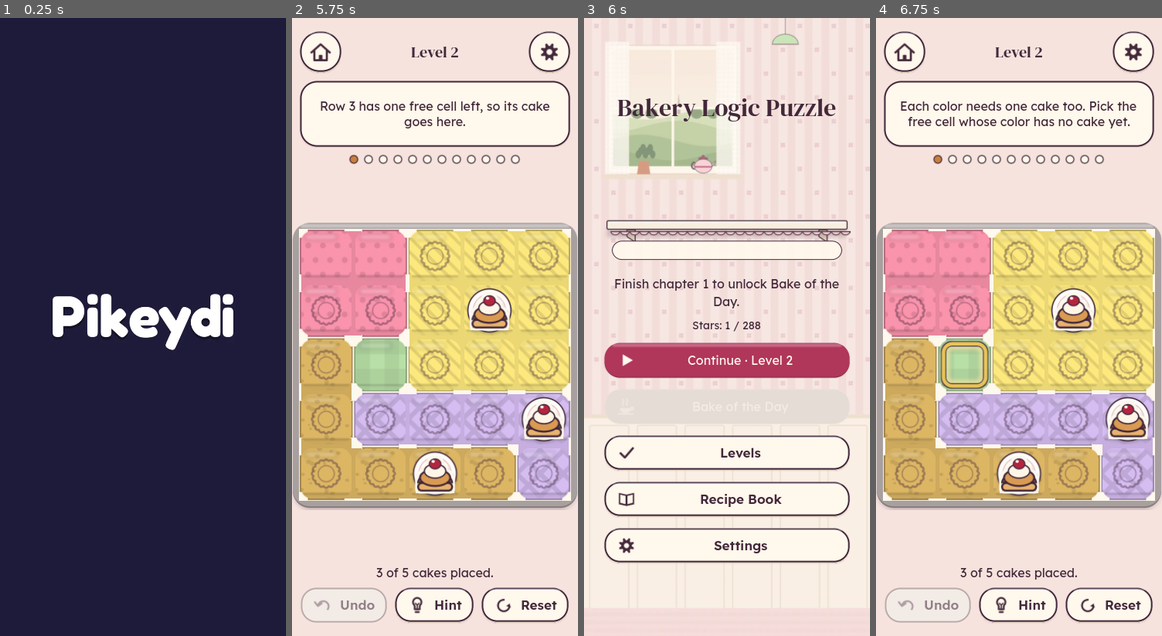
Above: before the commit, frames 1-4 (left to right).
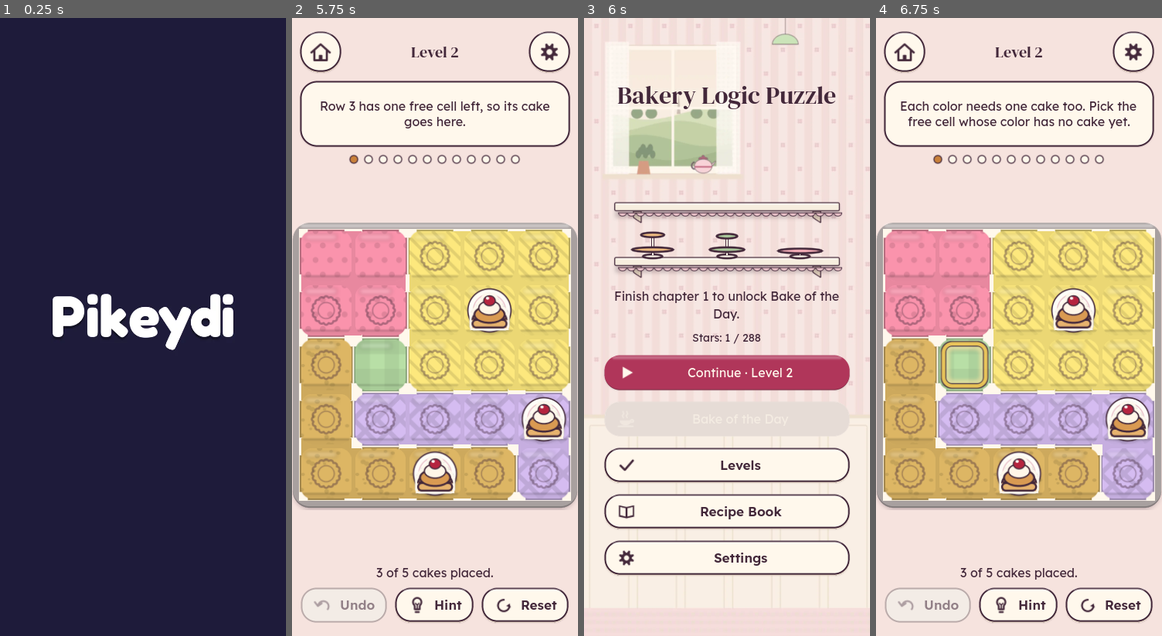
Above: after the commit, the same moments.

Repository: shaharFranses/tea-bakery
Game: Godot game, scene res://scenes/main.tscn
Same seed, same stepped clock (60 frames per second), same inputs: the game is played once before the commit and once after it.
Inputs (mouse positions are in pixels of both pictures, inside the frame that each line leads up to):
- Up to frame 1 (0.25 s): no input
- Up to frame 2 (5.75 s): click (320, 55) at 0.5 s; click "Hint" at 1.25 s; click "Show me" at 2 s; click (320, 55) at 2.75 s; click "Hint" at 3.5 s; click "Show me" at 4.25 s; click "Undo" at 5 s
- Up to frame 3 (6 s): click (612, 55) at 5.75 s
- Up to frame 4 (6.75 s): click "Continue · Level 2" at 6.5 s

Frames 1-2 are identical in both runs. In frame 3, 19% of the frame differs, in the area x 7-94%, y 11-91%; in frame 4, nothing differs.

Commit message:
Home shelf: three empty cake stands; each chapter puts a cake on a scattered slot
Co-Authored-By: Claude Sonnet 5.5 <noreply@anthropic.com>
Claude-Session: https://claude.ai/code/session_01FBTEVWUhLxayPoiKSdDWMJ

Diff:
--- a/scenes/main.gd
+++ b/scenes/main.gd
@@ -381,7 +381,7 @@
 	# Home (§9: Continue / Bake of the Day / Recipe Book / Settings; counter shelf with décor; streak)
 	var h := _page("HomeScreen"); home_screen = h.root
 	h.col.add_child(_title(Cfg.TITLE_PLACEHOLDER, "HomeTitle", 32))
-	home_shelf = Shelf.new(); home_shelf.name = "HomeShelf"; home_shelf.cake_row = true; home_shelf.custom_minimum_size = Vector2(320, 142 + 34 * 320 / 360.0)
+	home_shelf = Shelf.new(); home_shelf.name = "HomeShelf"; home_shelf.cake_row = true; home_shelf.custom_minimum_size = Vector2(320, 142 + 86 * 320 / 360.0)
 	h.col.add_child(home_shelf)
 	home_streak = _body("", "HomeStreak"); h.col.add_child(home_streak)
 	home_stars = _body("", "HomeStars"); home_stars.add_theme_font_size_override("font_size", 14); h.col.add_child(home_stars)
@@ -779,7 +779,7 @@
 		(map_box.get_node("MapGrid%d" % ch) as GridContainer).columns = 6 if m == "wide" else 4
 	settings_flow.custom_minimum_size.x = 452.0 if m == "wide" else 220.0   # 2 toggles per row on wide (fits 800x450)
 	var short := vs.y < 600.0                      # e.g. the 800x450 CrazyGames embed: compact Home
-	home_shelf.custom_minimum_size.y = (90.0 if short else 142.0) + 30.0
+	home_shelf.custom_minimum_size.y = (90.0 if short else 142.0) + 62.0
 	home_screen.get_node("Column").add_theme_constant_override("separation", 6 if short else 12)
 	end_screen.get_node("Column").add_theme_constant_override("separation", 6 if short else 12)
 	_fit_bubble()
--- a/scenes/shelf.gd
+++ b/scenes/shelf.gd
@@ -10,18 +10,37 @@
 var drop_t := 1.0
 var _slots := {}
 var _tex := {}
-## Cake tray (home shelf only): a cream runner under the counter with one slot per chapter; each finished chapter's baked
-## cake sits in its slot. Nothing overlaps the décor above. Empty slots stay empty (D-01: no silhouettes, no "?").
-const TRAY_H := 34.0       # 1x px added under the 360x160 shelf art
-const CAKE_SIZE := 28.0
-var cake_row := false      # set by main on the home shelf
+## Cake stands (home shelf only): three empty stands (two tiered, one footed plate) on a lower plank, 8 slots in all.
+## A finished chapter puts its baked cake on its slot; the chapter -> slot order is a fixed scatter, so the stands fill
+## in a mixed-up way (not left to right) and never move between visits. Empty slots stay empty (D-01).
+const EXTRA_H := 86.0      # 1x px added under the 360x160 shelf art
+const CAKE_SIZE := 21.0
+const BASE_Y := 212.0      # plank top the stands stand on (1x canvas y)
+## stand: x centre, plate colour, tiers [plate y offset above the base, plate width, [cake x offsets]]
+const STANDS := [
+	{"x": 64.0, "col": Color("EDBB80"), "tiers": [[12.0, 64.0, [-16.0, 16.0]], [35.0, 36.0, [0.0]]]},
+	{"x": 180.0, "col": Color("A9C79A"), "tiers": [[12.0, 54.0, [-14.0, 14.0]], [33.0, 32.0, [0.0]]]},
+	{"x": 294.0, "col": Color("EFA9B4"), "tiers": [[10.0, 68.0, [-16.0, 16.0]]]},
+]
+## chapter (index 0..7) -> flat slot index over STANDS (stand A: 0,1 low / 2 top, B: 3,4 / 5, C: 6,7)
+const SLOT_OF := [3, 6, 2, 7, 0, 5, 1, 4]
 var _cake_tex := {}
 
-func extra_h() -> float: return TRAY_H if cake_row else 0.0
+func extra_h() -> float: return EXTRA_H if cake_row else 0.0
+var cake_row := false      # set by main on the home shelf
 
 func _cake(ch: int) -> Texture2D:
 	if not _cake_tex.has(ch): _cake_tex[ch] = load("res://assets/board/cake_%s@2x.png" % Chapters.CAKES[ch - 1])
 	return _cake_tex[ch]
+
+func _slot_pos(slot: int) -> Vector2:   # 1x canvas coords of the plate surface under slot's cake
+	var n := 0
+	for st in STANDS:
+		for t in st.tiers:
+			for dx in t[2]:
+				if n == slot: return Vector2(float(st.x) + float(dx), BASE_Y - float(t[0]))
+				n += 1
+	return Vector2.ZERO
 
 func _ready() -> void:
 	texture_filter = CanvasItem.TEXTURE_FILTER_LINEAR_WITH_MIPMAPS
@@ -55,15 +74,41 @@
 		if ch == drop_ch: y -= (1.0 - drop_t) * 80.0 * k
 		draw_texture_rect(_tex[ch], Rect2(Vector2(o.x + float(s.x) * k - side / 2.0, y), Vector2(side, side)), false)
 	if 6 in owned: draw_texture_rect(_tex.shelf_bunting_garland, full, false)
-	if cake_row:
-		var tray := StyleBoxFlat.new(); tray.bg_color = Color(Pal.CLOTTED_CREAM, 0.92)
-		tray.set_corner_radius_all(int(14 * k)); tray.set_border_width_all(maxi(1, int(2 * k))); tray.border_color = Pal.EARL_GREY_INK
-		var ty := o.y + 156.0 * k
-		draw_style_box(tray, Rect2(Vector2(o.x + 12.0 * k, ty), Vector2(336, TRAY_H - 6.0) * k))
-		var cs := CAKE_SIZE * k
-		for ch in owned:
-			if ch < 1 or ch > Chapters.CAKES.size(): continue
-			var cx: float = 30.0 + (ch - 1) * 42.857      # 8 slots across the tray
-			var cy := ty + ((TRAY_H - 6.0) * k - cs) / 2.0
-			if ch == drop_ch: cy -= (1.0 - drop_t) * 60.0 * k
-			draw_texture_rect(_cake(ch), Rect2(Vector2(o.x + cx * k - cs / 2.0, cy), Vector2(cs, cs)), false)
+	if cake_row: _draw_stands(o, k)
+
+func _ellipse(o: Vector2, c: Vector2, rx: float, ry: float, k: float) -> PackedVector2Array:
+	var pts := PackedVector2Array()
+	for i in 24: pts.append(o + (c + Vector2(cos(i * TAU / 24.0) * rx, sin(i * TAU / 24.0) * ry)) * k)
+	return pts
+
+func _draw_stands(o: Vector2, k: float) -> void:
+	var ink: Color = Pal.EARL_GREY_INK
+	var lw := maxf(1.2, 1.6 * k)
+	# lower plank: the bottom strip of the counter art (plank + scalloped trim), set under the stands
+	var sh := 38.0
+	var src := Rect2(0, 122.0 * 2.0, 720, sh * 2.0)
+	draw_texture_rect_region(_tex.shelf_counter, Rect2(o + Vector2(0, (BASE_Y - 4.5) * k), Vector2(360, sh) * k), src)
+	var base := o + Vector2(0, BASE_Y * k)
+	for st in STANDS:
+		var cx: float = st.x; var top_y := 0.0
+		for t in st.tiers: top_y = maxf(top_y, float(t[0]))
+		# foot, stem, then each plate (back to front)
+		var foot := Vector2(cx, BASE_Y - 1.5)
+		draw_colored_polygon(_ellipse(o, foot, 15.0, 3.0, k), Pal.CLOTTED_CREAM)
+		var fp := _ellipse(o, foot, 15.0, 3.0, k); fp.append(fp[0]); draw_polyline(fp, ink, lw, true)
+		draw_line(o + Vector2(cx, BASE_Y - 3.0) * k, o + Vector2(cx, BASE_Y - top_y) * k, ink, lw * 2.6)
+		draw_line(o + Vector2(cx, BASE_Y - 3.0) * k, o + Vector2(cx, BASE_Y - top_y) * k, Pal.CLOTTED_CREAM, lw * 1.2)
+		for t in st.tiers:
+			var c := o + Vector2(cx, BASE_Y - float(t[0])) * k
+			var rx: float = float(t[1]) / 2.0
+			var pl := _ellipse(o, Vector2(cx, BASE_Y - float(t[0])), rx, 3.6, k)
+			draw_colored_polygon(pl, st.col)
+			var pl2 := pl.duplicate(); pl2.append(pl[0]); draw_polyline(pl2, ink, lw, true)
+	# cakes last, so they sit on top of every plate
+	var cs := CAKE_SIZE * k
+	for ch in owned:
+		if ch < 1 or ch > SLOT_OF.size(): continue
+		var sp := _slot_pos(SLOT_OF[ch - 1])
+		var y := o.y + (sp.y + 1.5) * k - cs
+		if ch == drop_ch: y -= (1.0 - drop_t) * 60.0 * k
+		draw_texture_rect(_cake(ch), Rect2(Vector2(o.x + sp.x * k - cs / 2.0, y), Vector2(cs, cs)), false)
